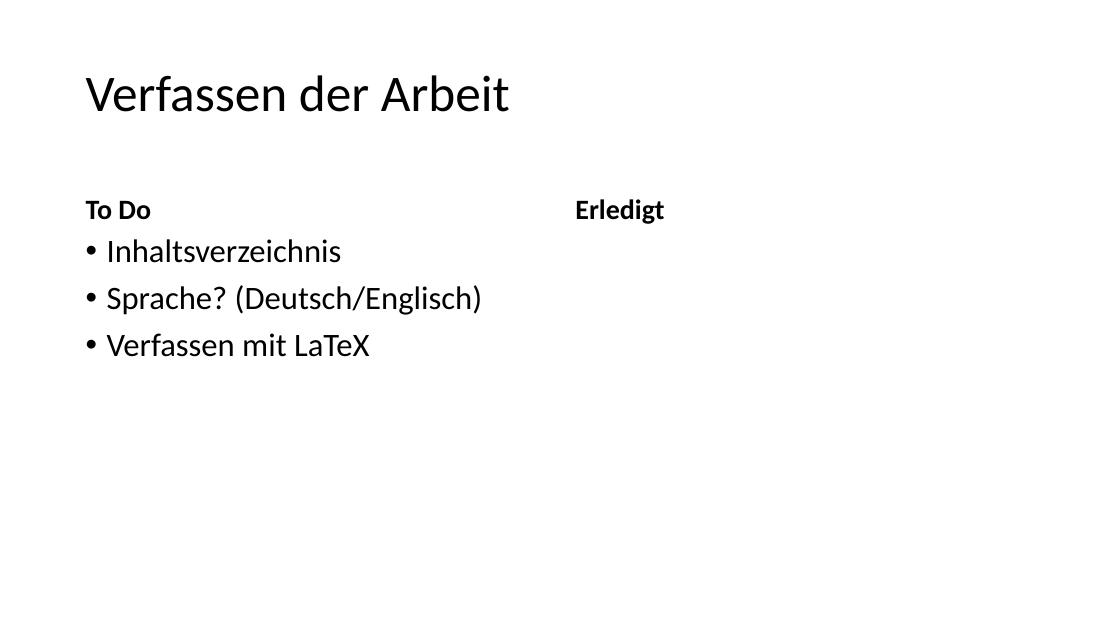
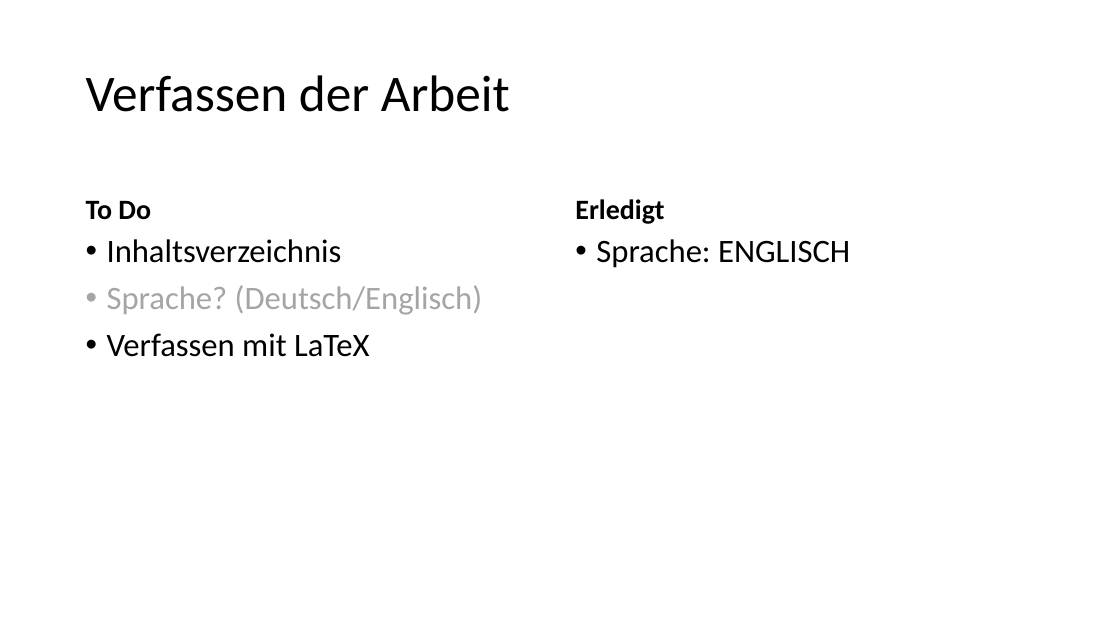
Before and after one commit to MD-cyb3/bachelor-thesis, a slide deck: slide 5 of Allgemeines/TimeLine.pptx. Drawn at 1120x630 pixels with LibreOffice and Linux fonts; fonts in the diff are those of the drawing. Boxes give left, top, right and bottom in pixels: in the first picture for what was removed or moved away, otherwise in the second. Text is boxed around its words. In the diff, an @@ line names an element or a change of style, - is before the commit and + after.

```diff
--- a/Allgemeines/TimeLine.pptx
+++ b/Allgemeines/TimeLine.pptx
@@ text added at <box>596,239,850,268</box>, 28 pt, text #000000 @@
+• Sprache: ENGLISCH
@@ text at <box>107,285,483,315</box>: text colour #000000 to #A5A5A5 in "Sprache? (Deutsch/Englisch)" @@
```
Also in this commit, not shown: 4 other slides changed.
